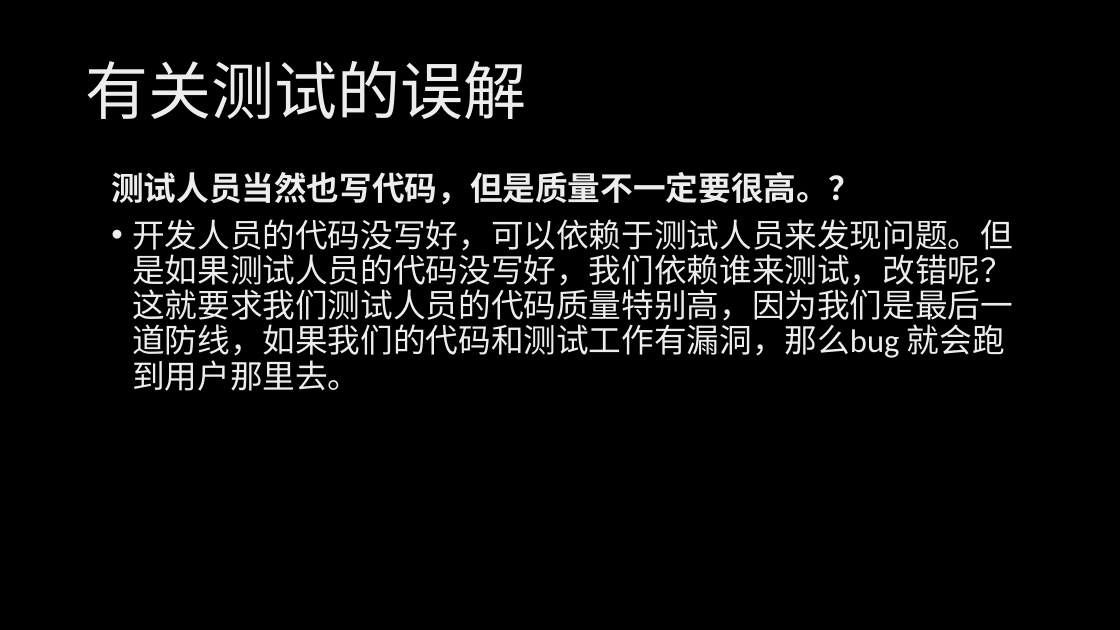
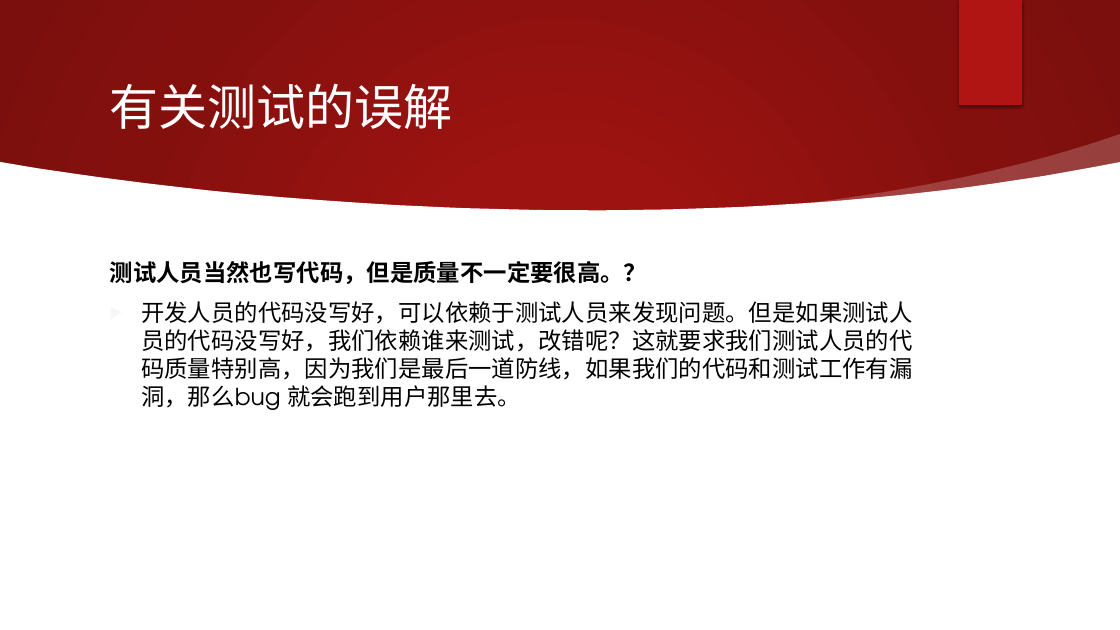
Before and after one commit to xinase/ASE, a slide deck: slide 14 of chapter13/ASE_13_Testing.pptx. Drawn at 1120x630 pixels with LibreOffice and Linux fonts; fonts in the diff are those of the drawing; background and template pictures are left out. Boxes give left, top, right and bottom in pixels: in the first picture for what was removed or moved away, otherwise in the second. Text is boxed around its words. In the diff, an @@ line names an element or a change of style, - is before the commit and + after.

```diff
--- a/chapter13/ASE_13_Testing.pptx
+++ b/chapter13/ASE_13_Testing.pptx
@@ background picture (left out) to #FFFFFF @@
@@ rectangle added at <box>0,0,1120,630</box>, fill gradient #9D1311 to #84100E to #7B0F0D @@
@@ rectangle added at <box>959,0,1022,105</box>, fill #B01513 @@
@@ title "有关测试的误解": place and size @@
-title "有关测试的误解" at <box>85,61,526,119</box>
+title "有关测试的误解" at <box>110,83,453,129</box>
@@ title "有关测试的误解" at <box>110,83,453,129</box>: size 54 to 42 pt, font Calibri to TeX Gyre Adventor, text colour gradient #BFBFBF to #EDEDED to #FFFFFF to #FFFFFF; line spacing 0.9 to 1 @@
@@ freeform shape added at <box>802,134,1120,210</box>, fill #FFFFFF at 20% opacity @@
@@ freeform shape added at <box>0,162,1120,630</box>, fill #FFFFFF @@
@@ ellipse added at <box>791,154,1049,413</box>, fill gradient #F3F3F3 @@
@@ text "测试人员当然也写代码，但是质量不一定要很高。？": place and size @@
-text "测试人员当然也写代码，但是质量不一定要很高。？" at <box>111,172,1013,391</box>
+text "测试人员当然也写代码，但是质量不一定要很高。？" at <box>110,261,912,410</box>
@@ text "测试人员当然也写代码，但是质量不一定要很高。？" at <box>110,261,912,410</box>: size 28 to 20 pt, font Calibri to TeX Gyre Adventor, text colour gradient #BFBFBF to #EDEDED to #FFFFFF to #000000; line spacing 0.9 to 1; bullet • to ▶ @@
```
Also in this commit, not shown: 43 other slides changed.
